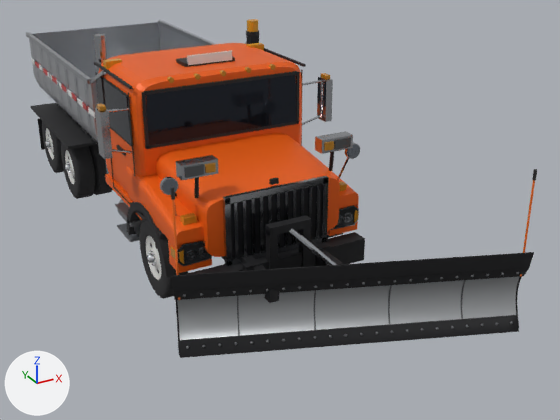
A saved change to the glTF model models/snowplow.glb.
The view is the same before and after, from a 50 mm lens placed at (-4.01, -10.9, 5.08), pointed at (1.08, -1.65, 0.46). The lights are fixed; the arrows at lower left show +X, +Y and +Z. The picture after the commit comes second. Where no turn or scale is listed for an object, it has been applied to the vertices. Vertices at exactly the same position are counted once.

Names of what the first picture shows: 'Body', 'Deflector', 'Glass', 'Lamps', 'Plow', 'Trim', 'Wheel_FR', 'Wheel_RR', 'Wheel_RR2'.
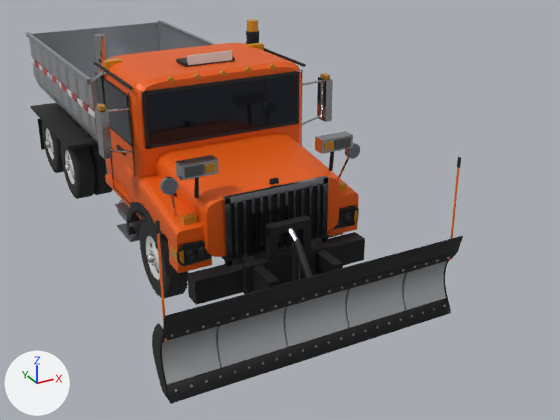
Location of each change, [x1, y1, x2, y2] in pixels of the pictures (560 x 420 px; the box of a moved part takes in the faces that stretch with it):
'Plow', reshaped, moved (16% narrower, 31% taller): before [171, 169, 537, 358]; after [152, 157, 461, 404]
'Trim', reshaped: before [26, 20, 365, 303]; after [26, 20, 365, 305]
'Deflector', moved, turned, rescaled: before [173, 252, 534, 291]; after [163, 236, 463, 333]
part 1 of me_trim, moved or reshaped: before [288, 228, 337, 265]; after [251, 228, 319, 292]
part 2 of me_plow, moved or reshaped: before [177, 276, 520, 340]; after [162, 261, 447, 384]
part 3 of me_plow, moved or reshaped: before [176, 300, 180, 355]; after [152, 323, 170, 401]
part 4 of me_plow, moved or reshaped: before [516, 276, 522, 326]; after [444, 261, 451, 310]
part 5 of me_plow, moved or reshaped: before [179, 315, 519, 358]; after [166, 298, 451, 404]
part 6 of me_plow, deleted: before [171, 169, 537, 336]
part 7 of me_plow, added: after [155, 157, 461, 368]

What changed in the scene script:
```text
Change me_trim:
    used by ob_trim; location = (0.0, 0.0, 0.0)
    remove me_trim.from_pydata(...)  # 3048 vertices, 5946 faces; spans x -1.61..1.76, y -4.72..4.04, z 0.13..3.05
    add me_trim.from_pydata(...)  # 2977 vertices, 5818 faces; spans x -1.61..1.76, y -4.25..4.04, z 0.25..3.05
    me_trim part 1
    55 vertices are removed from x -0.03..1.09, y -4.67..-3.75, z 0.13..1.31
    112 faces are deleted
    7 vertices in x 0.19..0.23, y -4.04..-3.96, z 0.37..0.47 move by (-0.21, 0.0, 0.0)
    8 vertices move from x -0.52..0.51, y -4.05..-3.76, z 0.39..0.61 to x -0.53..0.51, y -4.05..-3.76, z 0.39..0.61
    21 vertices are added at x -0.04..0.04, y -4.05..-3.95, z 0.37..1.23
    8 new vertices lie (0.5, 0.2, 0.16) away from vertices in x -0.03..0.03, y -4.05..-3.95, z 0.37..0.47
    8 new vertices lie (0.0, 0.14, 0.08) away from vertices in x -0.04..0.04, y -4.02..-3.98, z 1.17..1.23
    40 new faces join them, mat_frame (black #1f1f22)
    40 new faces join them, mat_chrome (light grey #bcbfc4)
    other edits to the shape of me_trim do not show in these pictures
Change me_plow:
    used by ob_plow; location = (0.0, 0.0, 0.0)
    remove me_plow.from_pydata(...)  # 2774 vertices, 6056 faces; spans x -1.47..2.44, y -5.36..-3.53, z 0.05..2.07
    add me_plow.from_pydata(...)  # 2848 vertices, 6192 faces; spans x -1.87..1.87, y -0.64..0.05, z -0.37..1.65
    me_plow part 2: the loose piece of 930 vertices spanning x -1.45..2.36, y -5.34..-3.72, z 0.08..0.9 is multiplied about its middle by the matrix ((0.864, -0.331, 0.0), (0.358, 0.934, 0.0), (0.0, 0.0, 1.0)), then moved by (-0.45, 4.01, -0.42)
    me_plow part 3: the loose piece of 60 vertices spanning x -1.46..-1.3, y -3.91..-3.53, z 0.08..0.9 is turned 21 degrees about the z axis through its middle, then moved by (-0.47, 3.3, -0.42)
    me_plow part 4: the loose piece of 60 vertices spanning x 2.28..2.44, y -5.34..-4.96, z 0.08..0.9 is turned 21 degrees about the z axis through its middle, then moved by (-0.51, 4.73, -0.42)
    me_plow part 5: the loose piece of 124 vertices spanning x -1.46..2.32, y -5.36..-3.83, z 0.05..0.22 is turned 21 degrees about the z axis through its middle and scaled by 0.925, then moved by (-0.43, 4.0, -0.42)
    me_plow part 6: 37 loose pieces with 856 vertices, spanning x -1.47..2.34, y -5.36..-3.64, z 0.14..2.07, are deleted
    me_plow part 7: 912 vertices added at x -1.87..1.87, y -0.64..0.05, z -0.28..1.65
    other edits to the shape of me_plow do not show in these pictures
    add me_plow.materials.append(mat_chrome)  # light grey #bcbfc4
Change me_deflector:
    used by ob_deflector; location = (0.42, -4.63, 0.9)
    remove me_deflector.from_pydata(...)  # 124 vertices, 360 faces; spans x -1.91..1.89, y -0.78..0.73, z -0.01..0.23
    add me_deflector.from_pydata(...)  # 124 vertices, 360 faces; spans x -1.87..1.87, y -0.06..0.0, z -0.01..0.23
    me_deflector part 8: the whole mesh is turned 21 degrees about the z axis through its middle and scaled by 0.926, then moved by (0.01, 0.0, 0.0)
Change ob_plow:
    ob_plow.location: (0.0, 0.0, 0.0) -> (0.0, -4.0, 0.42)
Change ob_deflector:
    ob_deflector.location: (0.42, -4.63, 0.9) -> (0.0, -4.63, 0.9)
```
